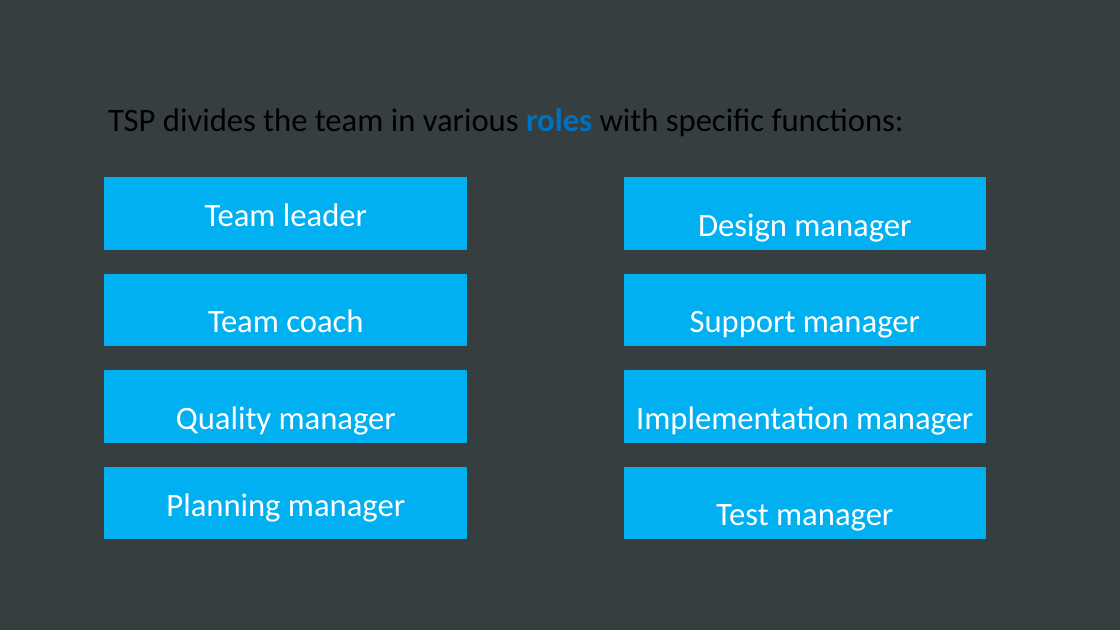
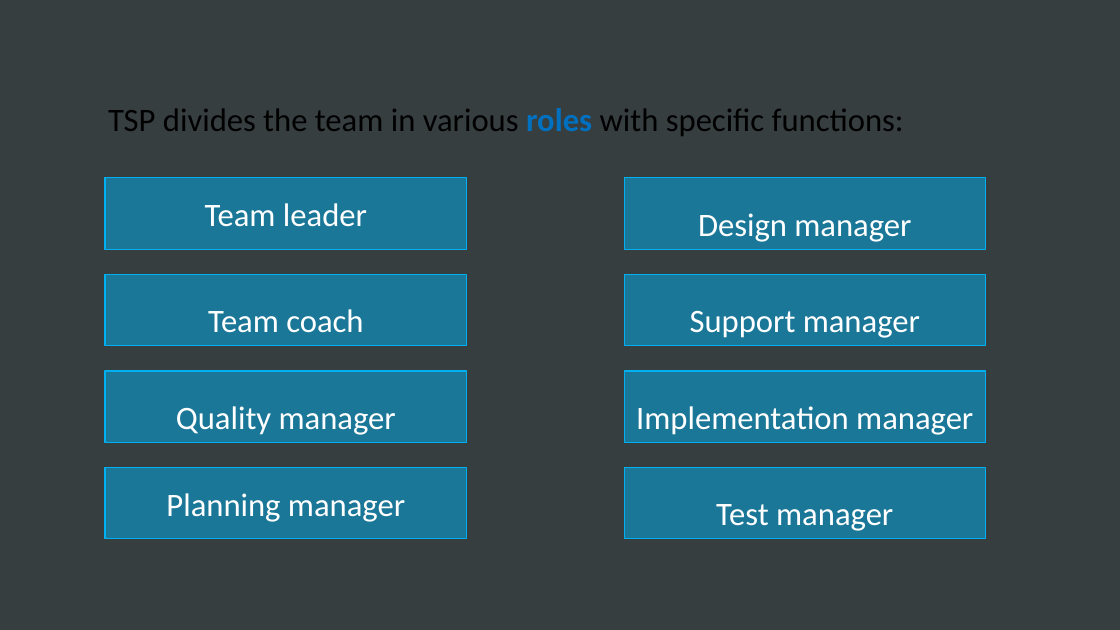
Before and after one commit to eduardamsc/FEUP-ESOF, a slide deck: slide 5 of Slide deck.pptx. Drawn at 1120x630 pixels with LibreOffice and Linux fonts; fonts in the diff are those of the drawing. Boxes give left, top, right and bottom in pixels: in the first picture for what was removed or moved away, otherwise in the second. Text is boxed around its words. In the diff, an @@ line names an element or a change of style, - is before the commit and + after.

```diff
--- a/Slide deck.pptx
+++ b/Slide deck.pptx
@@ fill #00B0F0 to #00B0F0 at 50% opacity in 8 elements at (105, 178, 466, 250), (105, 275, 466, 346), (624, 178, 986, 250), (105, 468, 466, 539), (624, 468, 986, 539), (105, 371, 466, 443), (624, 275, 986, 346), (624, 371, 986, 443) @@
```
Also in this commit, not shown: 8 other slides changed, 1 other file.
